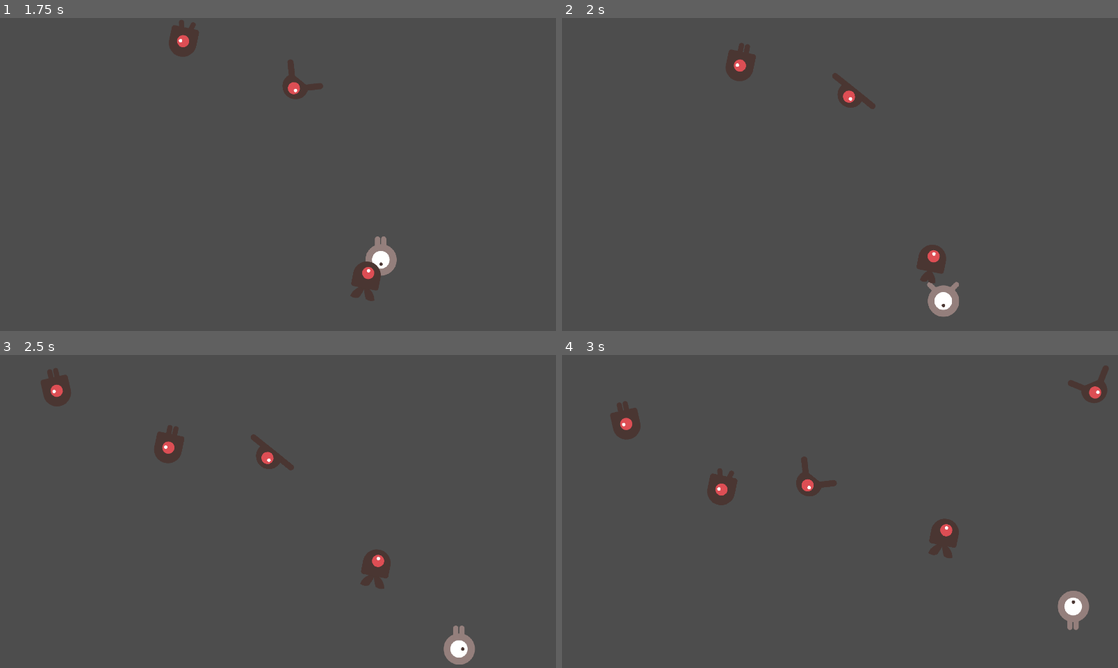
Above: before the commit, frames 1-4 (two rows, left to right).
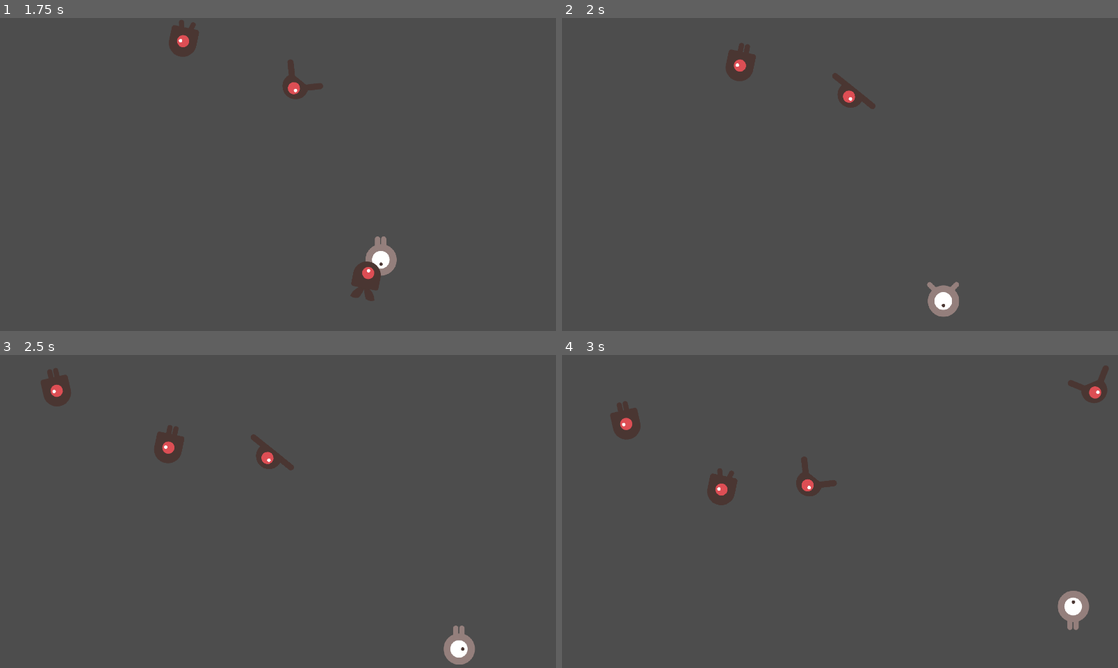
Above: after the commit, the same moments.

Repository: byrdsean/godot-dodge-the-creeps
Game: Godot game, scene res://main.tscn
Two runs of this game, one before a commit and one after it. Both use one fixed random seed, a clock stepped at 60 frames per second and the inputs below.
Inputs:
- Up to frame 1 (1.75 s): tap Enter at 0.5 s; hold Right (right) 0.53-1.28 s; hold Down (down) from 1.28 s (still down)
- Up to frame 2 (2 s): keep holding Down (down)
- Up to frame 3 (2.5 s): release Down (down) at 2.03 s; hold Right (right) from 2.03 s (still down)
- Up to frame 4 (3 s): release Right (right) at 2.78 s; hold Up (up) from 2.78 s (still down)

Frame 1 is identical in both runs. In frame 2, 0.4% of the frame differs, in the area x 63-69%, y 72-85%; in frame 3, 0.5%, in the area x 64-71%, y 62-75%; in frame 4, 0.5%.

Commit message:
Added code to end game when players health reaches 0.

Diff:
--- a/enemy/enemy.gd
+++ b/enemy/enemy.gd
@@ -4,10 +4,8 @@
 
 const MIN_SPEED: int = 250
 const MAX_SPEED: int = 350
-const MIN_DAMAGE = 1
-const MAX_DAMAGE = 5
 
-var damage_points: int = randi_range(MIN_DAMAGE, MAX_DAMAGE)
+const DAMAGE_POINTS: int = 1
 
 func _ready() -> void:
 	set_velocity()
--- a/enemy/enemy.tscn
+++ b/enemy/enemy.tscn
@@ -47,7 +47,7 @@
 "speed": 5.0
 }]
 
-[node name="Enemy" type="RigidBody2D"]
+[node name="Enemy" type="RigidBody2D" groups=["enemies"]]
 collision_mask = 0
 gravity_scale = 0.0
 script = ExtResource("1_y5vj3")
--- a/main.gd
+++ b/main.gd
@@ -3,13 +3,14 @@
 @onready var boundary : PathFollow2D = $GameBoundary/BoundaryPath
 @onready var enemy_scene: PackedScene = preload("res://enemy/enemy.tscn")
 @onready var add_enemy_timer : Timer =  $AddEnemyTimer
+@onready var player: Player = $Player
 
 func _ready() -> void:
 	pass
 
 # Called every frame. 'delta' is the elapsed time since the previous frame.
 func _process(_delta: float) -> void:
-	pass
+	check_for_game_over()
 
 
 func set_random_rotation() -> float:
@@ -29,3 +30,12 @@
 	enemy.rotation = enemy_rotation
 
 	add_child(enemy)
+
+
+func check_for_game_over() -> void:
+	if !player || player.current_health > 0:
+		return
+
+	add_enemy_timer.stop()
+	player.queue_free()
+	get_tree().call_group("enemies", "queue_free")
--- a/player/player.gd
+++ b/player/player.gd
@@ -71,6 +71,5 @@
 		return
 
 	var enemy: Enemy = body as Enemy
-	current_health -= enemy.damage_points
-
-	#TODO: check if player health reaches 0
+	current_health -= enemy.DAMAGE_POINTS
+	enemy.queue_free()
